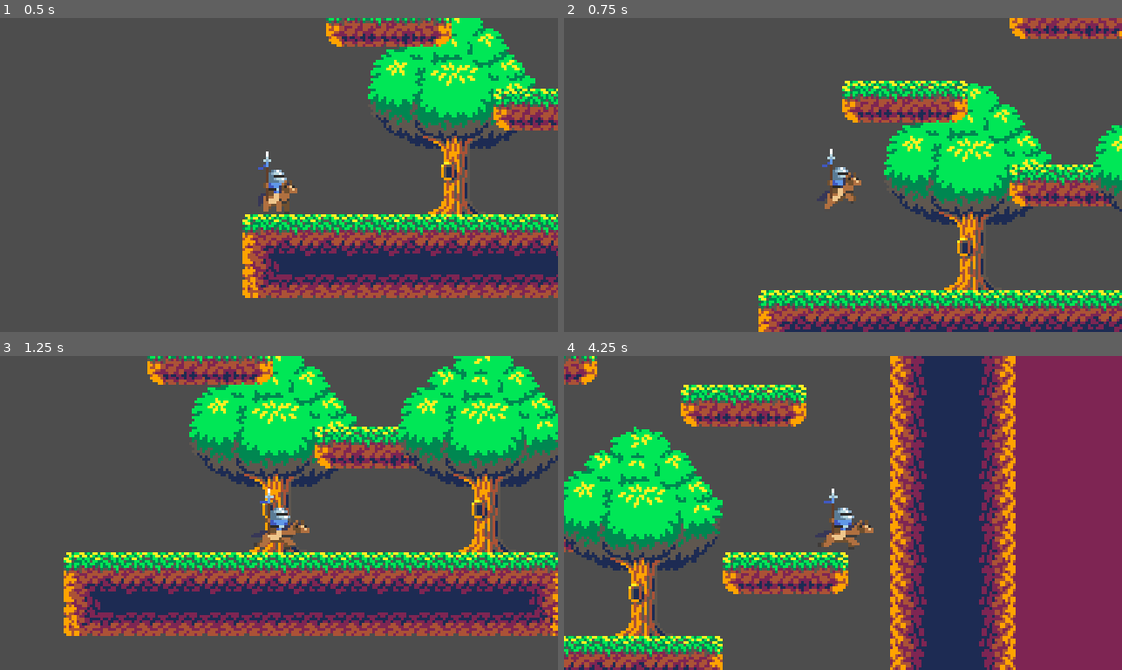
Above: before the commit, frames 1-4 (two rows, left to right).
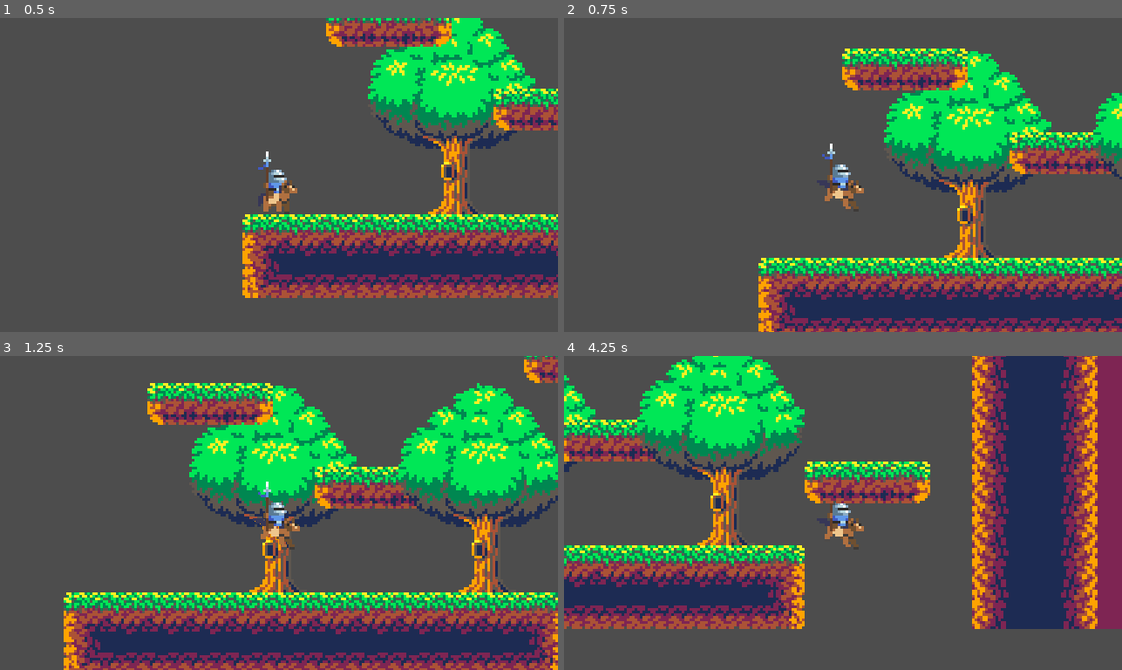
Above: after the commit, the same moments.

Repository: Martisos/Ultimate-Custom-Platformer-Game
Game: Godot game, scene res://scenes/maps/world_debug.tscn
Same seed, same stepped clock (60 frames per second), same inputs: the game is played once before the commit and once after it.
Inputs (mouse positions are in pixels of both pictures, inside the frame that each line leads up to):
- Up to frame 1 (0.5 s): no input
- Up to frame 2 (0.75 s): tap Enter at 0.5 s; move the mouse to (965, 159) at 0.52 s; hold D (right) from 0.53 s (still down); tap W (jump) at 0.6 s; click (965, 159) at 0.67 s
- Up to frame 3 (1.25 s): keep holding D (right); tap W (jump) at 0.77, 1.07 s
- Up to frame 4 (4.25 s): move the mouse to (731, 528) at 1.27 s; tap Alt at 1.35, 3.6 s; tap W (jump) at 1.52, 1.55, 1.82, 2.3, 2.85, 3.02, 3.32, 3.77, 3.8, 4.07 s; move the mouse to (898, 443) at 2.02 s; release D (right) at 2.03 s; hold A (left) 2.03-2.78 s; tap Shift at 2.1 s; move the mouse to (815, 575) at 2.77 s; hold D (right) from 2.78 s (still down); click (815, 575) at 2.92 s; move the mouse to (1010, 560) at 3.52 s

Frame 1 is identical in both runs. In frame 2, 32% of the frame differs, in the area x 34-100%, y 0-100%; in frame 3, 57%; in frame 4, 69%, in the area x 0-100%, y 0-100%.

Commit message:
Random Sprite Flips Added
Now Random Animations Challenge also randomly changes flip_h of player's sprite

Diff:
--- a/scripts/challenges/challengeManager.gd
+++ b/scripts/challenges/challengeManager.gd
@@ -2,12 +2,13 @@
 
 var challenges: Dictionary = {
 	"ice_floor": 0,
-	"rigid_jump": 1,
+	"rigid_jump": 0,
 	"popups": 0,
 	"wanna_keep_playing": 0,
 	"mirror": 0,
 	"random_shaders": 0,
-	"fall_damage": 3,
+	"fall_damage": 0,
+	"random_animations": 0,
 }
 
 var is_popup_open: bool = false
--- a/scripts/characters/player.gd
+++ b/scripts/characters/player.gd
@@ -11,18 +11,32 @@
 @export var max_jump_velocity: float = -275.0
 @export var min_jump_velocity: float = -25.0
 
-
+# -- FALLING --
 @export var coyote_time: float = 0.1
 var coyote_timer: float = 0.0
+var was_in_air: bool = false
 
 var direction
-var was_in_air: bool = false
 var current_anim: String = ""
 
+# -- FALL DAMAGE --
 var fall_time: float = 0.0
 var max_fall_time: float = INF
 
+# -- RANDOM ANIMATIONS --
+var random_anim_level: int = 0
+var random_anim_timer: float = 0.0
+var is_random_anim_active: bool = false
+var current_troll_anim: String = ""
+var available_random_anims: Array[String] = ["jump_up", "jump_down", "walk", "idle", "death"]
+
+# -- RANDOM FLIP --
+var random_flip_timer: float = 0.0
+var is_random_flip_active: bool = false
+var current_troll_flip: bool = false
+
 var gravity: float = ProjectSettings.get_setting("physics/2d/default_gravity")
+
 
 var is_dead: bool = false
 
@@ -54,14 +68,19 @@
 		if Input.is_action_just_released("jump") and velocity.y < min_jump_velocity:
 			velocity.y = min_jump_velocity
 
+
 	direction = Input.get_axis("left", "right")
 
 	if direction != 0:
 		velocity.x = move_toward(velocity.x, direction * speed, acceleration * delta)
-		sprite.flip_h = (direction < 0)
-
+
+		if not is_random_flip_active:
+			sprite.flip_h = (direction < 0)
 	else:
 		velocity.x = move_toward(velocity.x, 0.0, friction * delta)
+
+	if is_random_flip_active:
+		sprite.flip_h = current_troll_flip
 
 	move_and_slide()
 
@@ -75,7 +94,58 @@
 
 	was_in_air = not is_on_floor()
 
+	process_random_animations(delta)
+	process_random_flip(delta)
 	update_animation()
+
+
+func process_random_animations(delta: float) -> void:
+	if random_anim_level == 0: return
+
+	random_anim_timer -= delta
+
+	if not is_random_anim_active:
+		if random_anim_timer <= 0.0:
+			is_random_anim_active = true
+			current_troll_anim = available_random_anims.pick_random()
+			random_anim_timer = randf_range(0.5, 1.5)
+	else:
+		if random_anim_timer <= 0.0:
+			is_random_anim_active = false
+			set_next_random_anim_time()
+			set_next_random_flip_time()
+
+func process_random_flip(delta: float) -> void:
+	if random_anim_level == 0: return
+
+	random_flip_timer -= delta
+
+	if !is_random_flip_active:
+		if random_flip_timer <= 0.0:
+			is_random_flip_active = true
+			current_troll_flip = randf() < 0.5
+
+			if random_anim_level == 3:
+				random_flip_timer = 0.1
+			else:
+				random_flip_timer = 0.5
+	else:
+		if random_flip_timer <= 0.0:
+			is_random_flip_active = false
+			set_next_random_flip_time()
+
+
+func set_next_random_anim_time() -> void:
+	match random_anim_level:
+		1: random_anim_timer = randf_range(2.0, 5.0)
+		2: random_anim_timer = randf_range(1.0, 3.0)
+		3: random_anim_timer = randf_range(0.2, 0.8)
+
+func set_next_random_flip_time() -> void:
+	match random_anim_level:
+		1: random_flip_timer = randf_range(1.0, 3.0)
+		2: random_flip_timer = randf_range(0.5, 2.0)
+		3: random_flip_timer = randf_range(0.2, 0.5)
 
 func trigger_land_squash() -> void:
 	sprite.scale = Vector2(1.2, 0.8)
@@ -102,14 +172,18 @@
 	else:
 		target_anim = "idle"
 
+	# 2. TROLL OVERRIDE (Nadpisujemy, jeśli licznik trolla działa!)
+	if is_random_anim_active:
+		target_anim = current_troll_anim
+
+	# 3. ZASTOSOWANIE ANIMACJI
 	if current_anim != target_anim:
 		current_anim = target_anim
 		animation_player.play(target_anim)
 
 
-
-
 func apply_modifiers() -> void:
+	#ice
 	var ice_lvl = ChallengeManager.get_challange_level("ice_floor")
 	if ice_lvl > 0:
 		friction = friction / (ice_lvl * 4.5)
@@ -123,10 +197,18 @@
 		3: max_fall_time = 0.39
 		_: max_fall_time = INF
 
+	#random animations
+	random_anim_level = ChallengeManager.get_challange_level("random_animations")
+	if random_anim_level > 0:
+		set_next_random_anim_time()
+		set_next_random_flip_time()
+
+
 func die(reason: String = "") -> void:
 	if is_dead: return
 	is_dead = true
 
+
 	velocity = Vector2.ZERO
 	print("Died: ", reason)
 
Not shown, changed: idea.txt
